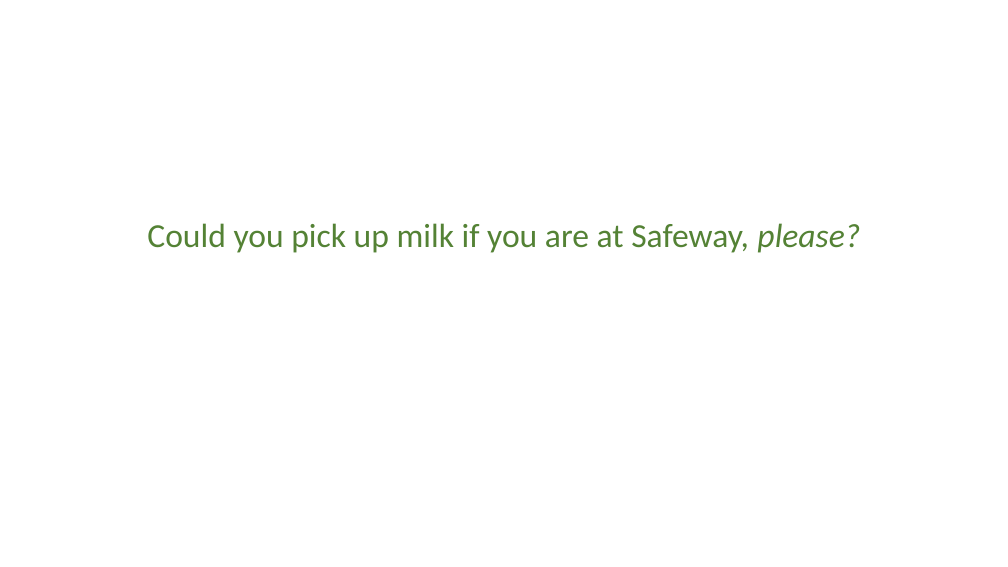
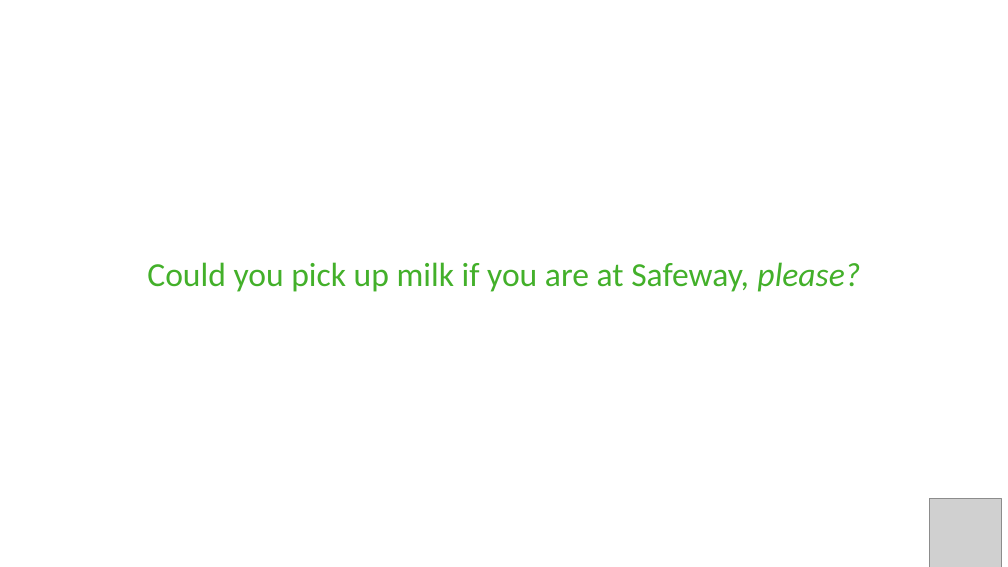
Before and after one commit to Codepath-Sep-2017-Group-16/ShopperPro, a slide deck: slide 1 of Presentation/Presentation.pptx. Drawn at 1008x567 pixels with LibreOffice and Linux fonts; fonts in the diff are those of the drawing; grey boxes stand for pictures. Boxes give left, top, right and bottom in pixels: in the first picture for what was removed or moved away, otherwise in the second. Text is boxed around its words. In the diff, an @@ line names an element or a change of style, - is before the commit and + after.

```diff
--- a/Presentation/Presentation.pptx
+++ b/Presentation/Presentation.pptx
@@ subtitle "Could you pick up milk ...": place and size @@
-subtitle "Could you pick up milk ..." at <box>147,223,860,253</box>
+subtitle "Could you pick up milk ..." at <box>147,262,860,292</box>
@@ subtitle "Could you pick up milk ..." at <box>147,262,860,292</box>: text colour #548235 to #43B02A @@
@@ picture added at <box>930,498,1002,567</box> @@
```
Also in this commit, not shown: 7 slides added.
